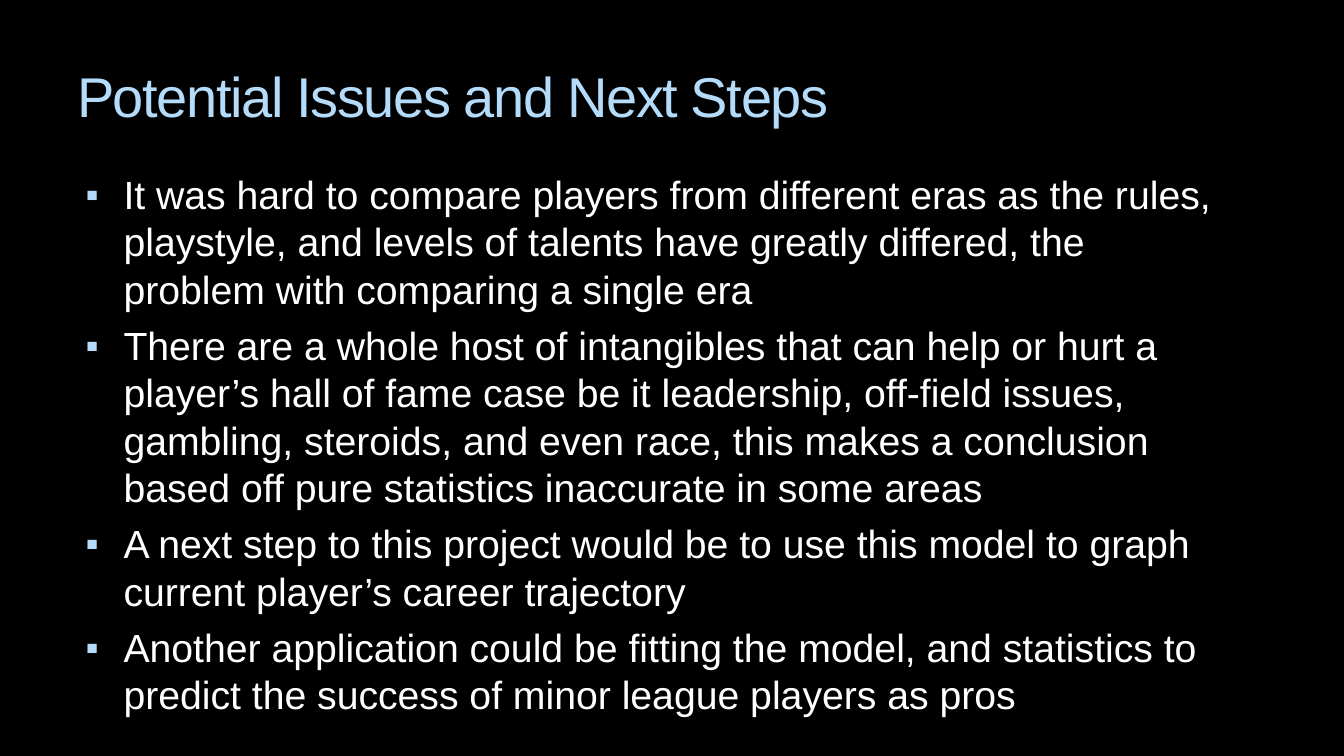
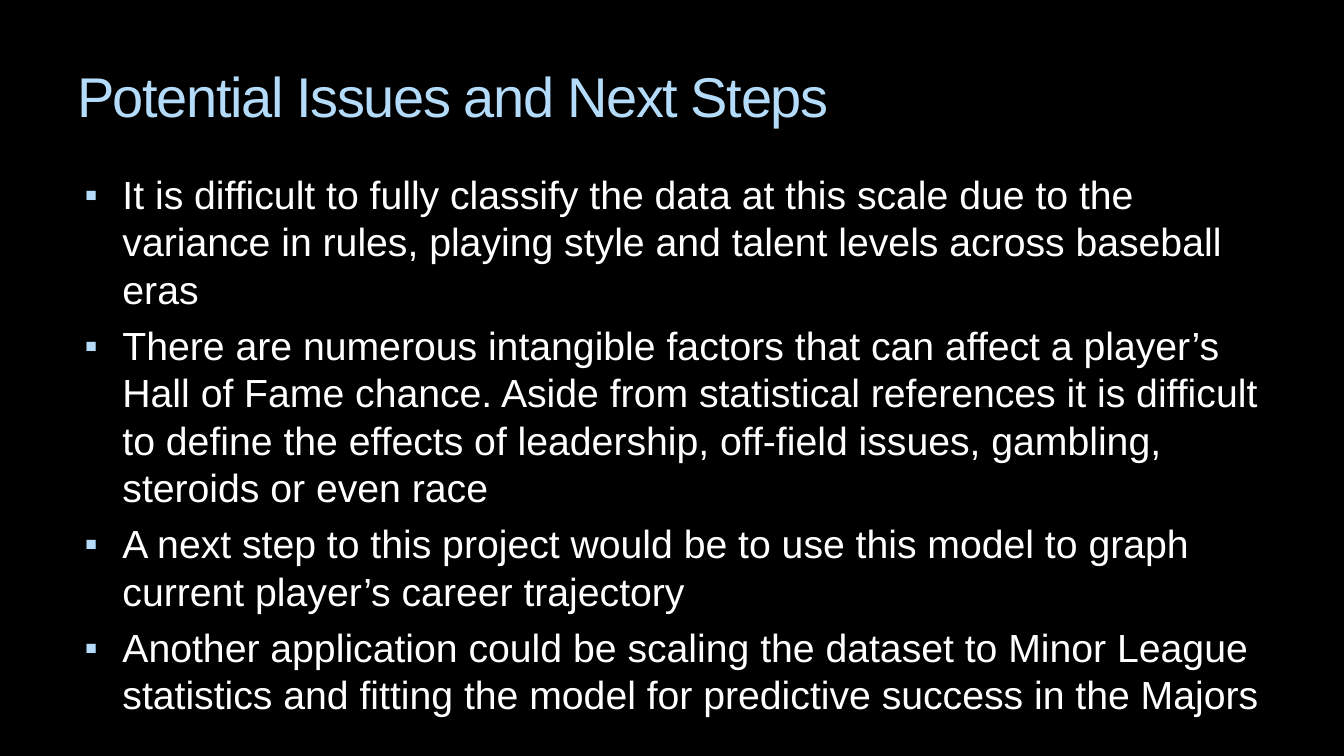
Before and after one commit to Prajit819/HOFData, a slide deck: slide 6 of Final Presentation.pptx. Drawn at 1344x756 pixels with LibreOffice and Linux fonts; fonts in the diff are those of the drawing; background and template pictures are left out. Boxes give left, top, right and bottom in pixels: in the first picture for what was removed or moved away, otherwise in the second. Text is boxed around its words. In the diff, an @@ line names an element or a change of style, - is before the commit and + after.

```diff
--- a/Final Presentation.pptx
+++ b/Final Presentation.pptx
@@ text at bbox=[122, 180, 1257, 503]: text changed @@
-▪ It was hard to compare players from different eras as the rules, playstyle, and levels of talents have greatly differed, the problem with comparing a single era
-▪ There are a whole host of intangibles that can help or hurt a player’s hall of fame case be it leadership, off-field issues, gambling, steroids, and even race, this makes a conclusion based off pure statistics inaccurate in some areas
+▪ It is difficult to fully classify the data at this scale due to the variance in rules, playing style and talent levels across baseball eras
+▪ There are numerous intangible factors that can affect a player’s Hall of Fame chance. Aside from statistical references it is difficult to define the effects of leadership, off-field issues, gambling, steroids or even race
@@ text at bbox=[122, 633, 1259, 717]: text changed @@
-▪ Another application could be fitting the model, and statistics to predict the success of minor league players as pros
+▪ Another application could be scaling the dataset to Minor League statistics and fitting the model for predictive success in the Majors
```
Also in this commit, not shown: 2 other slides changed, 4 other files.
